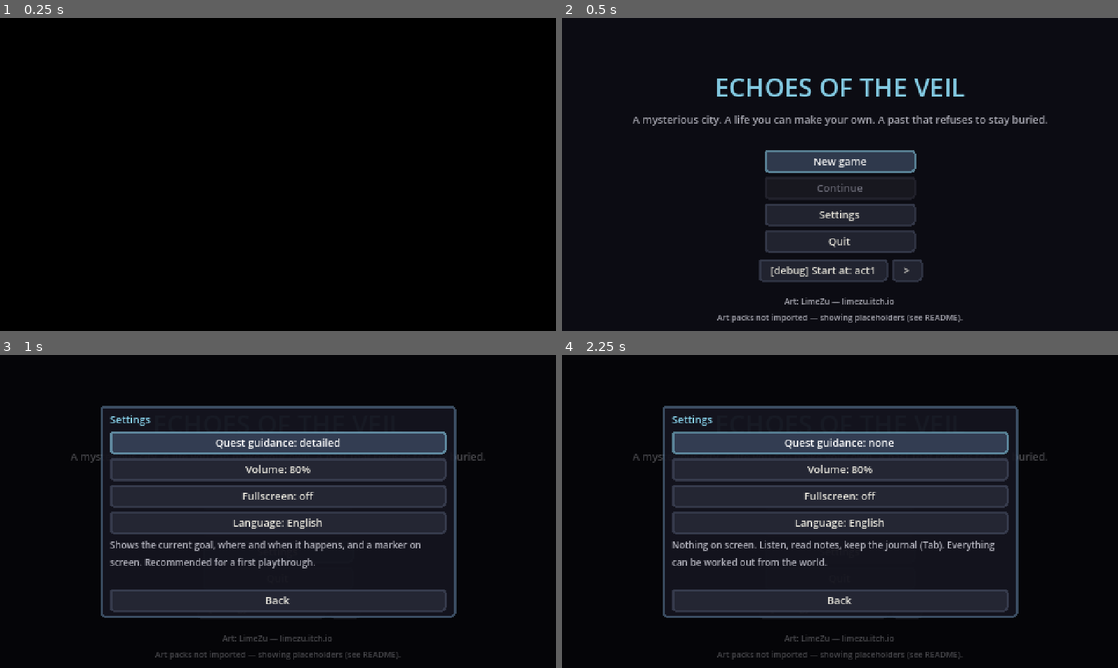
Above: before the commit, frames 1-4 (two rows, left to right).
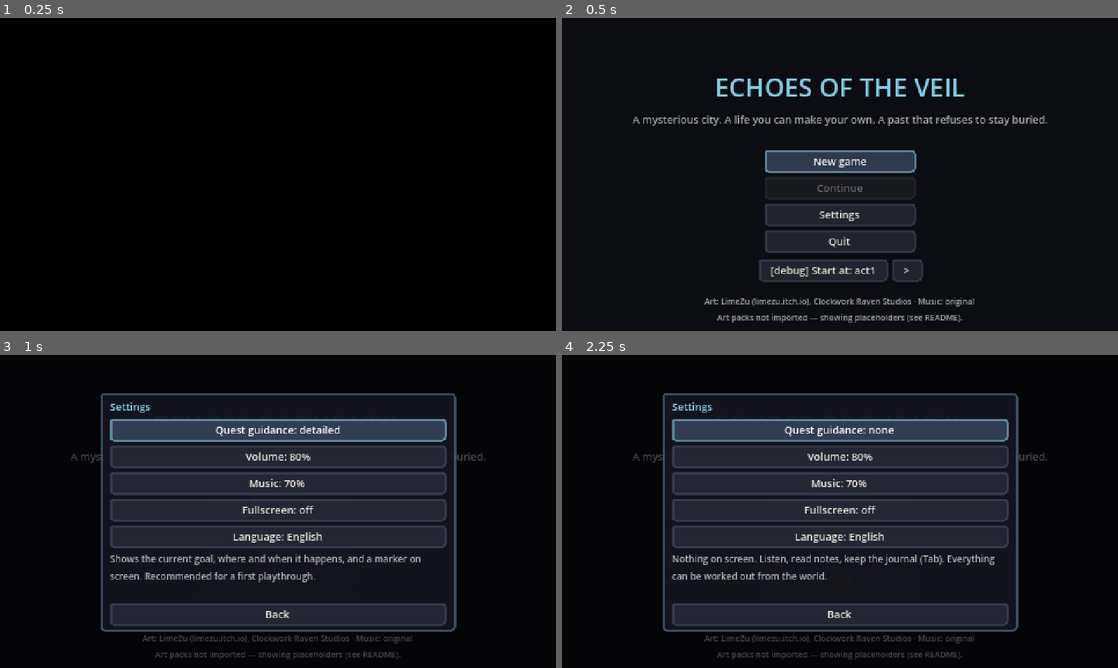
Above: after the commit, the same moments.

Repository: DoctorStrangeSH/ECHOES-OF-THE-VEIL
Game: Godot game, scene res://scenes/bootstrap/game_root.tscn
Same seed, same stepped clock (60 frames per second), same inputs: the game is played once before the commit and once after it.
Inputs:
- Up to frame 1 (0.25 s): no input
- Up to frame 2 (0.5 s): no input
- Up to frame 3 (1 s): click "Settings" at 0.5 s
- Up to frame 4 (2.25 s): click "Quest guidance: detailed" at 1.25 s; click "Quest guidance: objective only" at 2 s

Frame 1 is identical in both runs. In frame 2, 0.6% of the frame differs, in the area x 25-75%, y 89-93%; in frame 3, 16%, in the area x 18-83%, y 12-93%; in frame 4, 16%.

Commit message:
R10a: original soundtrack and music system; RPG item art in the art submodule
- tools/music: numpy synthesizer (piano, e-piano, pads, bells, music box,
  plucked strings, bass, leads, strings, drums, convolution reverb) and a
  composer; eight pieces sharing one leitmotif (title, day, night, interior,
  Veil, combat, boss, epilogue), seamless loops, Vorbis
- Music autoload: picks by situation (menu, epilogue, boss, nearby echoes,
  Veil locations, outdoors day/night, interiors) and crossfades; own bus
- Settings: music volume
- Art submodule: LimeZu RPG Arsenal, 16x16 weapons, 24x24 swords/shields,
  Raven Fantasy Icons (credited)

Co-Authored-By: Claude Opus 5.5 <noreply@anthropic.com>
Claude-Session: https://claude.ai/code/session_01MWkFZ7Z2CbQkcrDH1rQ54Y

Diff:
--- a/data/localization/r0_clarity.json
+++ b/data/localization/r0_clarity.json
@@ -1,170 +1,45 @@
 {
- "MENU_SETTINGS": {
-  "en": "Settings",
-  "ru": "Настройки"
- },
- "SETTINGS_TITLE": {
-  "en": "Settings",
-  "ru": "Настройки"
- },
- "SETTINGS_GUIDANCE": {
-  "en": "Quest guidance: %s",
-  "ru": "Подсказки к заданиям: %s"
- },
- "SETTINGS_GUIDANCE_DETAILED": {
-  "en": "detailed",
-  "ru": "подробные"
- },
- "SETTINGS_GUIDANCE_STANDARD": {
-  "en": "objective only",
-  "ru": "только цель"
- },
- "SETTINGS_GUIDANCE_MINIMAL": {
-  "en": "none",
-  "ru": "без подсказок"
- },
- "SETTINGS_GUIDANCE_DETAILED_DESC": {
-  "en": "Shows the current goal, where and when it happens, and a marker on screen. Recommended for a first playthrough.",
-  "ru": "Показывает текущую цель, где и когда её выполнить и метку на экране. Советую для первого прохождения."
- },
- "SETTINGS_GUIDANCE_STANDARD_DESC": {
-  "en": "Shows only the current goal. Where and when you work out from the journal and what people say.",
-  "ru": "Показывает только текущую цель. Где и когда, придётся понять из журнала и разговоров."
- },
- "SETTINGS_GUIDANCE_MINIMAL_DESC": {
-  "en": "Nothing on screen. Listen, read notes, keep the journal (Tab). Everything can be worked out from the world.",
-  "ru": "На экране ничего. Слушай людей, читай записки, веди журнал (Tab). Всё можно понять из самого мира."
- },
- "SETTINGS_VOLUME": {
-  "en": "Volume: %d%%",
-  "ru": "Громкость: %d%%"
- },
- "SETTINGS_FULLSCREEN": {
-  "en": "Fullscreen: %s",
-  "ru": "Полный экран: %s"
- },
- "SETTINGS_ON": {
-  "en": "on",
-  "ru": "вкл"
- },
- "SETTINGS_OFF": {
-  "en": "off",
-  "ru": "выкл"
- },
- "SETTINGS_LANGUAGE": {
-  "en": "Language: %s",
-  "ru": "Язык: %s"
- },
- "GUIDE_HEADER": {
-  "en": "Where and when:",
-  "ru": "Где и когда:"
- },
- "GUIDE_WHERE": {
-  "en": "→ %s",
-  "ru": "→ %s"
- },
- "GUIDE_WHO_AT": {
-  "en": "→ %s, %s",
-  "ru": "→ %s, %s"
- },
- "GUIDE_WHO_AWAY": {
-  "en": "%s can't be found right now; try another time of day",
-  "ru": "%s сейчас не найти. Загляни в другое время суток"
- },
- "GUIDE_WHEN_NOW": {
-  "en": "%s, now",
-  "ru": "%s: самое время"
- },
- "GUIDE_WHEN_WAIT": {
-  "en": "only %s (T: wait)",
-  "ru": "только %s (T: ждать)"
- },
- "GUIDE_OR": {
-  "en": " or ",
-  "ru": " или "
- },
- "GUIDE_RAIN": {
-  "en": "in the rain",
-  "ru": "в дождь"
- },
- "GUIDE_NOTE_DOOR_ASK": {
-  "en": "Ask people around the square about the door; look at it closely.",
-  "ru": "Расспроси людей на площади о двери и осмотри её поближе."
- },
- "GUIDE_NOTE_QUIET": {
-  "en": "Keep talking to people and reading notes; this case fills in by itself.",
-  "ru": "Продолжай говорить с людьми и читать записки, это дело заполнится само."
- },
- "GUIDE_NOTE_LATER": {
-  "en": "This thread continues later in the story.",
-  "ru": "Эта линия продолжится позже по сюжету."
- },
- "GUIDE_NOTE_BELL_PARTS": {
-  "en": "Clapper: Lantern Row platform (by the ghost tram). Wire: Mrs Halloway. Relay: the Office or the Open Hand.",
-  "ru": "Язычок: платформа «Лантерн-Роу» (через призрачный трамвай). Провод: миссис Холлоуэй. Реле: Управление или Открытая Ладонь."
- },
- "GUIDE_NOTE_LETTERS": {
-  "en": "Mrs Halloway, the emergency box on the Lantern Row platform, and Ivo.",
-  "ru": "Миссис Холлоуэй, аварийный ящик на платформе «Лантерн-Роу» и Иво."
- },
- "GUIDE_NOTE_THREE_PLACES": {
-  "en": "Jonah's storeroom (after dark), Theo's flat in the yellow house, the tram stop that appears in the rain.",
-  "ru": "Кладовая Джоны (после темноты), квартира Тео в жёлтом доме, остановка, которая появляется в дождь."
- },
- "GUIDE_NOTE_LINK": {
-  "en": "Open the journal (Tab) and form the hypothesis from what you've found.",
-  "ru": "Открой журнал (Tab) и составь гипотезу из найденных улик."
- },
- "GUIDE_NOTE_COMPARE": {
-  "en": "Compare it with notes you've found; Mara may help.",
-  "ru": "Сравни с найденными записками. Мара может помочь."
- },
- "GUIDE_NOTE_RESIDENTS": {
-  "en": "Bea at the bakery, Abel on the pier, Ellie by number eleven.",
-  "ru": "Би в пекарне, Эйбел на причале, Элли у одиннадцатого дома."
- },
- "GUIDE_NOTE_BRING_JONAH": {
-  "en": "Ask Jonah to come with you first.",
-  "ru": "Сначала позови Джону с собой."
- },
- "GUIDE_NOTE_SITES": {
-  "en": "Three doors at the bottom of the Ward street: hospital, kitchen, station. Weigh each testimony.",
-  "ru": "Три двери внизу улицы Палаты: больница, кухня, станция. Оцени каждое свидетельство."
- },
- "GUIDE_NOTE_ALLIES": {
-  "en": "Ask the people you trust (Jonah, Mara, Ivo, Nadiya, the Alderman, Dr Vale) to stand with you, then go down past the Seal.",
-  "ru": "Попроси тех, кому доверяешь (Джону, Мару, Иво, Надию, олдермена, доктора Вейл), встать рядом, потом спускайся мимо Печати."
- },
- "HUD_KEYS_HINT": {
-  "en": "Tab journal · T wait · Esc menu",
-  "ru": "Tab журнал · T ждать · Esc меню"
- },
- "HUD_CONTROLS": {
-  "en": "WASD: move · Shift: run\nE: talk / look / use\nJ or LMB: attack · Space: dodge\nTab: journal · I: things\nT: wait for evening/night\nEsc: menu, settings",
-  "ru": "WASD: ходить · Shift: бег\nE: говорить, осматривать\nJ или ЛКМ: удар · Пробел: рывок\nTab: журнал · I: вещи\nT: подождать до вечера/ночи\nEsc: меню, настройки"
- },
- "WAIT_TITLE": {
-  "en": "It's %s. Wait until…",
-  "ru": "Сейчас %s. Подождать до…"
- },
- "WAIT_EVENING": {
-  "en": "evening (18:00)",
-  "ru": "вечера (18:00)"
- },
- "WAIT_NIGHT": {
-  "en": "night (22:00)",
-  "ru": "ночи (22:00)"
- },
- "WAIT_MORNING": {
-  "en": "morning (7:00)",
-  "ru": "утра (7:00)"
- },
- "WAIT_DONE": {
-  "en": "Time passes. It's %s.",
-  "ru": "Время идёт. Сейчас %s."
- },
- "WAIT_NOT_NOW": {
-  "en": "Not with echoes this close.",
-  "ru": "Не сейчас, эхо слишком близко."
- }
+  "MENU_SETTINGS": {"en": "Settings", "ru": "Настройки"},
+  "SETTINGS_TITLE": {"en": "Settings", "ru": "Настройки"},
+  "SETTINGS_GUIDANCE": {"en": "Quest guidance: %s", "ru": "Подсказки к заданиям: %s"},
+  "SETTINGS_GUIDANCE_DETAILED": {"en": "detailed", "ru": "подробные"},
+  "SETTINGS_GUIDANCE_STANDARD": {"en": "objective only", "ru": "только цель"},
+  "SETTINGS_GUIDANCE_MINIMAL": {"en": "none", "ru": "без подсказок"},
+  "SETTINGS_GUIDANCE_DETAILED_DESC": {"en": "Shows the current goal, where and when it happens, and a marker on screen. Recommended for a first playthrough.", "ru": "Показывает текущую цель, где и когда её выполнить и метку на экране. Советую для первого прохождения."},
+  "SETTINGS_GUIDANCE_STANDARD_DESC": {"en": "Shows only the current goal. Where and when you work out from the journal and what people say.", "ru": "Показывает только текущую цель. Где и когда, придётся понять из журнала и разговоров."},
+  "SETTINGS_GUIDANCE_MINIMAL_DESC": {"en": "Nothing on screen. Listen, read notes, keep the journal (Tab). Everything can be worked out from the world.", "ru": "На экране ничего. Слушай людей, читай записки, веди журнал (Tab). Всё можно понять из самого мира."},
+  "SETTINGS_VOLUME": {"en": "Volume: %d%%", "ru": "Громкость: %d%%"},
+  "SETTINGS_FULLSCREEN": {"en": "Fullscreen: %s", "ru": "Полный экран: %s"},
+  "SETTINGS_ON": {"en": "on", "ru": "вкл"},
+  "SETTINGS_OFF": {"en": "off", "ru": "выкл"},
+  "SETTINGS_LANGUAGE": {"en": "Language: %s", "ru": "Язык: %s"},
+  "GUIDE_HEADER": {"en": "Where and when:", "ru": "Где и когда:"},
+  "GUIDE_WHERE": {"en": "→ %s", "ru": "→ %s"},
+  "GUIDE_WHO_AT": {"en": "→ %s, %s", "ru": "→ %s, %s"},
+  "GUIDE_WHO_AWAY": {"en": "%s can't be found right now; try another time of day", "ru": "%s сейчас не найти. Загляни в другое время суток"},
+  "GUIDE_WHEN_NOW": {"en": "%s, now", "ru": "%s: самое время"},
+  "GUIDE_WHEN_WAIT": {"en": "only %s (T: wait)", "ru": "только %s (T: ждать)"},
+  "GUIDE_OR": {"en": " or ", "ru": " или "},
+  "GUIDE_RAIN": {"en": "in the rain", "ru": "в дождь"},
+  "GUIDE_NOTE_DOOR_ASK": {"en": "Ask people around the square about the door; look at it closely.", "ru": "Расспроси людей на площади о двери и осмотри её поближе."},
+  "GUIDE_NOTE_QUIET": {"en": "Keep talking to people and reading notes; this case fills in by itself.", "ru": "Продолжай говорить с людьми и читать записки, это дело заполнится само."},
+  "GUIDE_NOTE_LATER": {"en": "This thread continues later in the story.", "ru": "Эта линия продолжится позже по сюжету."},
+  "GUIDE_NOTE_BELL_PARTS": {"en": "Clapper: Lantern Row platform (by the ghost tram). Wire: Mrs Halloway. Relay: the Office or the Open Hand.", "ru": "Язычок: платформа «Лантерн-Роу» (через призрачный трамвай). Провод: миссис Холлоуэй. Реле: Управление или Открытая Ладонь."},
+  "GUIDE_NOTE_LETTERS": {"en": "Mrs Halloway, the emergency box on the Lantern Row platform, and Ivo.", "ru": "Миссис Холлоуэй, аварийный ящик на платформе «Лантерн-Роу» и Иво."},
+  "GUIDE_NOTE_THREE_PLACES": {"en": "Jonah's storeroom (after dark), Theo's flat in the yellow house, the tram stop that appears in the rain.", "ru": "Кладовая Джоны (после темноты), квартира Тео в жёлтом доме, остановка, которая появляется в дождь."},
+  "GUIDE_NOTE_LINK": {"en": "Open the journal (Tab) and form the hypothesis from what you've found.", "ru": "Открой журнал (Tab) и составь гипотезу из найденных улик."},
+  "GUIDE_NOTE_COMPARE": {"en": "Compare it with notes you've found; Mara may help.", "ru": "Сравни с найденными записками. Мара может помочь."},
+  "GUIDE_NOTE_RESIDENTS": {"en": "Bea at the bakery, Abel on the pier, Ellie by number eleven.", "ru": "Би в пекарне, Эйбел на причале, Элли у одиннадцатого дома."},
+  "GUIDE_NOTE_BRING_JONAH": {"en": "Ask Jonah to come with you first.", "ru": "Сначала позови Джону с собой."},
+  "GUIDE_NOTE_SITES": {"en": "Three doors at the bottom of the Ward street: hospital, kitchen, station. Weigh each testimony.", "ru": "Три двери внизу улицы Палаты: больница, кухня, станция. Оцени каждое свидетельство."},
+  "GUIDE_NOTE_ALLIES": {"en": "Ask the people you trust (Jonah, Mara, Ivo, Nadiya, the Alderman, Dr Vale) to stand with you, then go down past the Seal.", "ru": "Попроси тех, кому доверяешь (Джону, Мару, Иво, Надию, олдермена, доктора Вейл), встать рядом, потом спускайся мимо Печати."},
+  "HUD_KEYS_HINT": {"en": "Tab journal · T wait · Esc menu", "ru": "Tab журнал · T ждать · Esc меню"},
+  "HUD_CONTROLS": {"en": "WASD: move · Shift: run\nE: talk / look / use\nJ or LMB: attack · Space: dodge\nTab: journal · I: things\nT: wait for evening/night\nEsc: menu, settings", "ru": "WASD: ходить · Shift: бег\nE: говорить, осматривать\nJ или ЛКМ: удар · Пробел: рывок\nTab: журнал · I: вещи\nT: подождать до вечера/ночи\nEsc: меню, настройки"},
+  "WAIT_TITLE": {"en": "It's %s. Wait until…", "ru": "Сейчас %s. Подождать до…"},
+  "WAIT_EVENING": {"en": "evening (18:00)", "ru": "вечера (18:00)"},
+  "WAIT_NIGHT": {"en": "night (22:00)", "ru": "ночи (22:00)"},
+  "WAIT_MORNING": {"en": "morning (7:00)", "ru": "утра (7:00)"},
+  "WAIT_DONE": {"en": "Time passes. It's %s.", "ru": "Время идёт. Сейчас %s."},
+  "WAIT_NOT_NOW": {"en": "Not with echoes this close.", "ru": "Не сейчас, эхо слишком близко."},
+  "SETTINGS_MUSIC": {"en": "Music: %d%%", "ru": "Музыка: %d%%"}
 }
--- a/data/localization/strings.json
+++ b/data/localization/strings.json
@@ -21,7 +21,7 @@
   "MENU_MAIN_MENU": {"en": "Main menu", "ru": "Главное меню"},
   "MENU_QUIT": {"en": "Quit", "ru": "Выход"},
   "MENU_NO_ASSETS": {"en": "Art packs not imported — showing placeholders (see README).", "ru": "Графика не импортирована — показаны заглушки (см. README)."},
-  "CREDITS_LIMEZU": {"en": "Art: LimeZu — limezu.itch.io", "ru": "Графика: LimeZu — limezu.itch.io"},
+  "CREDITS_LIMEZU": {"en": "Art: LimeZu (limezu.itch.io), Clockwork Raven Studios · Music: original", "ru": "Графика: LimeZu (limezu.itch.io), Clockwork Raven Studios · Музыка: оригинальная"},
   "LOC_GREYFORD_BLOCK": {"en": "Greyford — Old Quarter", "ru": "Грейфорд — Старый квартал"},
   "LOC_RENTED_ROOM": {"en": "Your rented room", "ru": "Ваша съёмная комната"},
   "CONDO_TEAL_1": {"en": "An intercom with twelve buttons. Eleven names. The twelfth label has been scratched off so many times the plastic is white.", "ru": "Домофон на двенадцать кнопок. Одиннадцать фамилий. Табличку двенадцатой стирали столько раз, что пластик побелел."},
--- a/project.godot
+++ b/project.godot
@@ -28,6 +28,7 @@
 Expedition="*res://systems/expedition/expedition.gd"
 Incidents="*res://systems/world/incidents.gd"
 Sfx="*res://systems/audio/sfx.gd"
+Music="*res://systems/audio/music.gd"
 SaveService="*res://systems/save/save_service.gd"
 SceneFlow="*res://systems/scene_flow/scene_flow.gd"
 DialogueService="*res://systems/dialogue/dialogue_service.gd"
--- a/scripts/ui/epilogue_screen.gd
+++ b/scripts/ui/epilogue_screen.gd
@@ -74,6 +74,7 @@
 	_cards = build_cards()
 	_index = 0
 	visible = true
+	Music.override = "epilogue"
 	GameState.lock_player(&"epilogue")
 	_show()
 
@@ -87,6 +88,7 @@
 	if _index >= _cards.size():
 		visible = false
 		GameState.unlock_player(&"epilogue")
+		Music.override = ""
 		finished.emit()
 		return
 	_show()
--- a/scripts/ui/settings_screen.gd
+++ b/scripts/ui/settings_screen.gd
@@ -57,7 +57,7 @@
 	title.name = "Title"
 	title.add_theme_color_override("font_color", UiTheme.ACCENT)
 	_list.add_child(title)
-	for id: String in ["guidance", "volume", "fullscreen", "language"]:
+	for id: String in ["guidance", "volume", "music", "fullscreen", "language"]:
 		var b := Button.new()
 		b.pressed.connect(_on_row.bind(id))
 		b.focus_entered.connect(_show_desc.bind(id))
@@ -81,6 +81,8 @@
 			GameSettings.cycle_guidance()
 		"volume":
 			GameSettings.cycle_volume()
+		"music":
+			GameSettings.cycle_music()
 		"fullscreen":
 			GameSettings.toggle_fullscreen()
 		"language":
@@ -98,6 +100,7 @@
 	(_list.get_node("Back") as Button).text = tr("CC_BACK")
 	(_rows["guidance"] as Button).text = tr("SETTINGS_GUIDANCE") % tr("SETTINGS_GUIDANCE_" + GameSettings.guidance.to_upper())
 	(_rows["volume"] as Button).text = tr("SETTINGS_VOLUME") % (GameSettings.volume * 10)
+	(_rows["music"] as Button).text = tr("SETTINGS_MUSIC") % (GameSettings.music * 10)
 	(_rows["fullscreen"] as Button).text = tr("SETTINGS_FULLSCREEN") % tr("SETTINGS_ON" if GameSettings.fullscreen else "SETTINGS_OFF")
 	(_rows["language"] as Button).text = tr("SETTINGS_LANGUAGE") % ("Русский" if Localization.get_locale().begins_with("ru") else "English")
 	_show_desc("guidance")
--- /dev/null
+++ b/systems/audio/music.gd
@@ -0,0 +1,138 @@
+extends Node
+## Background music (R10 start): picks a piece from the situation and
+## crossfades. Pieces are generated by tools/music/compose.py and share one
+## leitmotif (see that file). Autoload "Music".
+##
+## Priority: override (epilogue) > boss fight > combat > location's own >
+## Veil location > outdoors day/night > interior. Menu plays the title.
+
+const DIR := "res://assets/music/"
+const TRACKS: Array[String] = ["title", "day", "night", "interior", "veil", "combat", "boss", "epilogue"]
+const FADE := 1.6
+const COMBAT_HOLD := 5.0
+const COMBAT_RADIUS := 240.0
+const VOLUME_DB := -7.0
+## Locations whose music is fixed regardless of time or indoors.
+const LOCATION_MUSIC := {
+	&"the_anchor": "veil", &"memory_hospital": "veil", &"memory_home": "veil", &"memory_station": "veil",
+	&"keepers_rooms": "veil", &"echo_ward": "veil",
+}
+
+var override := ""
+var current := ""
+var _players: Array[AudioStreamPlayer] = []
+var _active := 0
+var _streams: Dictionary = {}
+var _check := 0.0
+var _combat_until := 0.0
+
+
+func _ready() -> void:
+	process_mode = Node.PROCESS_MODE_ALWAYS
+	if AudioServer.get_bus_index(&"Music") < 0:
+		AudioServer.add_bus()
+		AudioServer.set_bus_name(AudioServer.bus_count - 1, &"Music")
+		AudioServer.set_bus_send(AudioServer.bus_count - 1, &"Master")
+	for i in 2:
+		var p := AudioStreamPlayer.new()
+		p.bus = &"Music"
+		p.volume_db = -80.0
+		add_child(p)
+		_players.append(p)
+
+
+func stream_for(id: String) -> AudioStream:
+	if not _streams.has(id):
+		var path := DIR + id + ".ogg"
+		var s: AudioStream = load(path) if ResourceLoader.exists(path) else null
+		if s is AudioStreamOggVorbis:
+			(s as AudioStreamOggVorbis).loop = true
+		_streams[id] = s
+	return _streams[id]
+
+
+func play(id: String) -> void:
+	if id == current:
+		return
+	current = id
+	var s := stream_for(id) if id != "" else null
+	var old := _players[_active]
+	_active = 1 - _active
+	var nu := _players[_active]
+	var t := create_tween().set_parallel(true)
+	t.tween_property(old, "volume_db", -80.0, FADE).set_trans(Tween.TRANS_SINE)
+	if s != null:
+		nu.stream = s
+		nu.volume_db = -40.0
+		nu.play()
+		t.tween_property(nu, "volume_db", VOLUME_DB, FADE).set_trans(Tween.TRANS_SINE)
+	t.chain().tween_callback(func() -> void:
+		if old != _players[_active]:
+			old.stop())
+
+
+func _exit_tree() -> void:
+	for p in _players:
+		p.stop()
+		p.stream = null
+	_streams.clear()
+
+
+## What should be playing right now.
+func pick() -> String:
+	if override != "":
+		return override
+	if not GameState.is_playing:
+		return "title"
+	var loc := SceneFlow.current_location
+	if loc == null:
+		return current if current != "" else "title"
+	if _boss_fight(loc):
+		return "boss"
+	var now := Time.get_ticks_msec() / 1000.0
+	if _enemies_engaged(loc):
+		_combat_until = now + COMBAT_HOLD
+	if now < _combat_until:
+		return "combat"
+	if LOCATION_MUSIC.has(loc.location_id):
+		return LOCATION_MUSIC[loc.location_id]
+	if loc.combat_enabled:
+		return "veil"
+	if loc.outdoors:
+		return "night" if WorldClock.get_period() in ["evening", "night"] else "day"
+	return "interior"
+
+
+func _process(delta: float) -> void:
+	_check -= delta
+	if _check > 0.0:
+		return
+	_check = 0.5
+	play(pick())
+
+
+static func _boss_fight(loc: Node) -> bool:
+	for arena in loc.find_children("*", "BossArena", true, false):
+		var a := arena as BossArena
+		if not GameState.has_flag(a.engaged_flag):
+			continue
+		var boss := a.get_node_or_null(a.boss_path)
+		var hp: Variant = boss.get("health") if boss != null else null
+		if hp is Health and (hp as Health).health > 0:
+			return true
+	return false
+
+
+static func _enemies_engaged(loc: Node) -> bool:
+	var player := loc.get("player") as Node2D
+	if player == null:
+		return false
+	for e in loc.get_tree().get_nodes_in_group(&"echo_enemy"):
+		if not loc.is_ancestor_of(e) or not e is EchoEnemy:
+			continue
+		var en := e as EchoEnemy
+		if en.state in [EchoEnemy.State.DRIFT, EchoEnemy.State.DEAD]:
+			continue
+		if en.global_position.distance_to(player.global_position) < COMBAT_RADIUS:
+			return true
+	return false
--- a/systems/core/game_settings.gd
+++ b/systems/core/game_settings.gd
@@ -15,11 +15,16 @@
 
 var guidance := "detailed"
 var volume := 8  # 0..VOLUME_STEPS
+var music := 7  # 0..VOLUME_STEPS, relative to the master volume
 var fullscreen := false
 var _loaded_locale := ""
 
 
 func _ready() -> void:
+	if AudioServer.get_bus_index(&"Music") < 0:
+		AudioServer.add_bus()
+		AudioServer.set_bus_name(AudioServer.bus_count - 1, &"Music")
+		AudioServer.set_bus_send(AudioServer.bus_count - 1, &"Master")
 	load_settings()
 	apply()
 
@@ -33,6 +38,7 @@
 		guidance = "detailed"
 	volume = clampi(int(cfg.get_value("audio", "volume", volume)), 0, VOLUME_STEPS)
 	fullscreen = bool(cfg.get_value("video", "fullscreen", fullscreen))
+	music = clampi(int(cfg.get_value("audio", "music", music)), 0, VOLUME_STEPS)
 	_loaded_locale = String(cfg.get_value("game", "locale", ""))
 	if _loaded_locale != "":
 		Localization.set_locale(_loaded_locale)
@@ -43,6 +49,7 @@
 	cfg.set_value("game", "guidance", guidance)
 	cfg.set_value("game", "locale", Localization.get_locale())
 	cfg.set_value("audio", "volume", volume)
+	cfg.set_value("audio", "music", music)
 	cfg.set_value("video", "fullscreen", fullscreen)
 	cfg.save(PATH)
 
@@ -51,6 +58,10 @@
 	var bus := AudioServer.get_bus_index(&"Master")
 	AudioServer.set_bus_mute(bus, volume == 0)
 	AudioServer.set_bus_volume_db(bus, linear_to_db(maxf(0.001, float(volume) / VOLUME_STEPS)))
+	var mb := AudioServer.get_bus_index(&"Music")
+	if mb >= 0:
+		AudioServer.set_bus_mute(mb, music == 0)
+		AudioServer.set_bus_volume_db(mb, linear_to_db(maxf(0.001, float(music) / VOLUME_STEPS)))
 	if DisplayServer.get_name() != "headless":
 		DisplayServer.window_set_mode(DisplayServer.WINDOW_MODE_FULLSCREEN if fullscreen else DisplayServer.WINDOW_MODE_WINDOWED)
 	changed.emit()
@@ -73,6 +84,12 @@
 	apply()
 
 
+func cycle_music() -> void:
+	music = (music + 1) % (VOLUME_STEPS + 1)
+	save_settings()
+	apply()
+
+
 func toggle_fullscreen() -> void:
 	fullscreen = not fullscreen
 	save_settings()
--- a/tests/test_runner.gd
+++ b/tests/test_runner.gd
@@ -1457,3 +1457,18 @@
 	WorldClock.wait_until_hour(7)
 	check(WorldClock.get_hour() == 7 and WorldClock.day == day + 1, "waited until next morning")
 	GameState.reset_for_new_game()
+
+
+# --- R10: music --------------------------------------------------------------------
+
+func test_music_has_every_piece_and_picks_by_situation() -> void:
+	for id: String in Music.TRACKS:
+		var s := Music.stream_for(id)
+		check(s != null and s.get_length() > 20.0, "music %s exists and is a real piece" % id)
+	GameState.reset_for_new_game()
+	GameState.is_playing = false
+	check(Music.pick() == "title", "menu plays the title")
+	Music.override = "epilogue"
+	check(Music.pick() == "epilogue", "epilogue overrides")
+	Music.override = ""
+	check(AudioServer.get_bus_index(&"Music") >= 0, "music has its own bus")
Not shown, added: assets/music/boss.ogg
Not shown, added: assets/music/combat.ogg
Not shown, added: assets/music/day.ogg
Not shown, added: assets/music/epilogue.ogg
Not shown, added: assets/music/interior.ogg
Not shown, added: assets/music/night.ogg
Not shown, added: assets/music/title.ogg
Not shown, added: assets/music/veil.ogg
